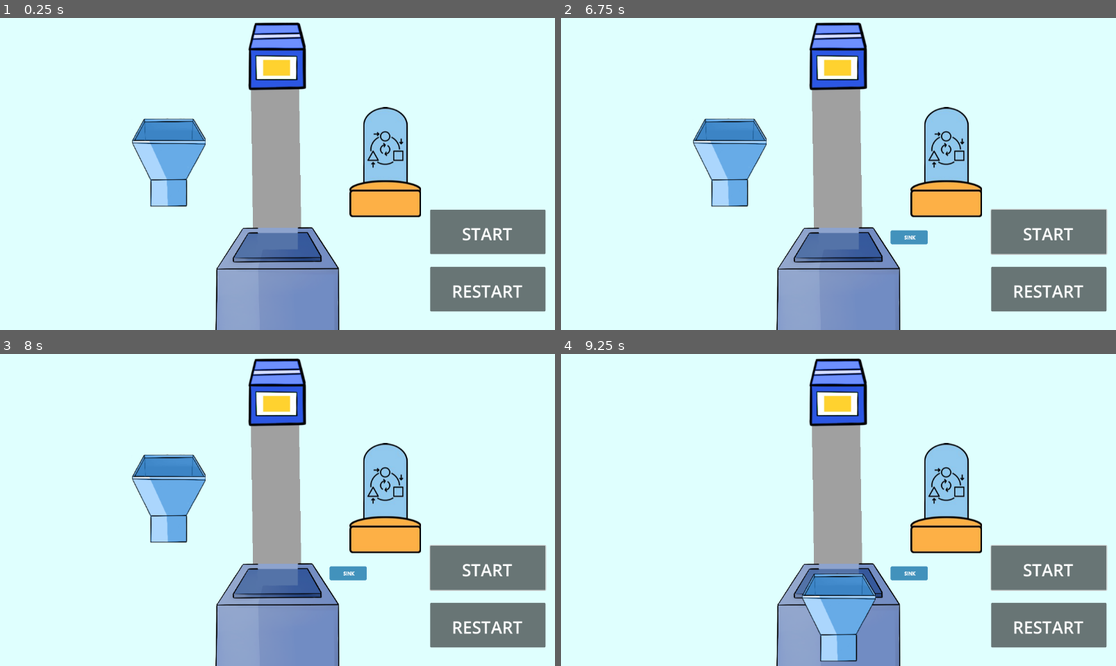
Above: before the commit, frames 1-4 (two rows, left to right).
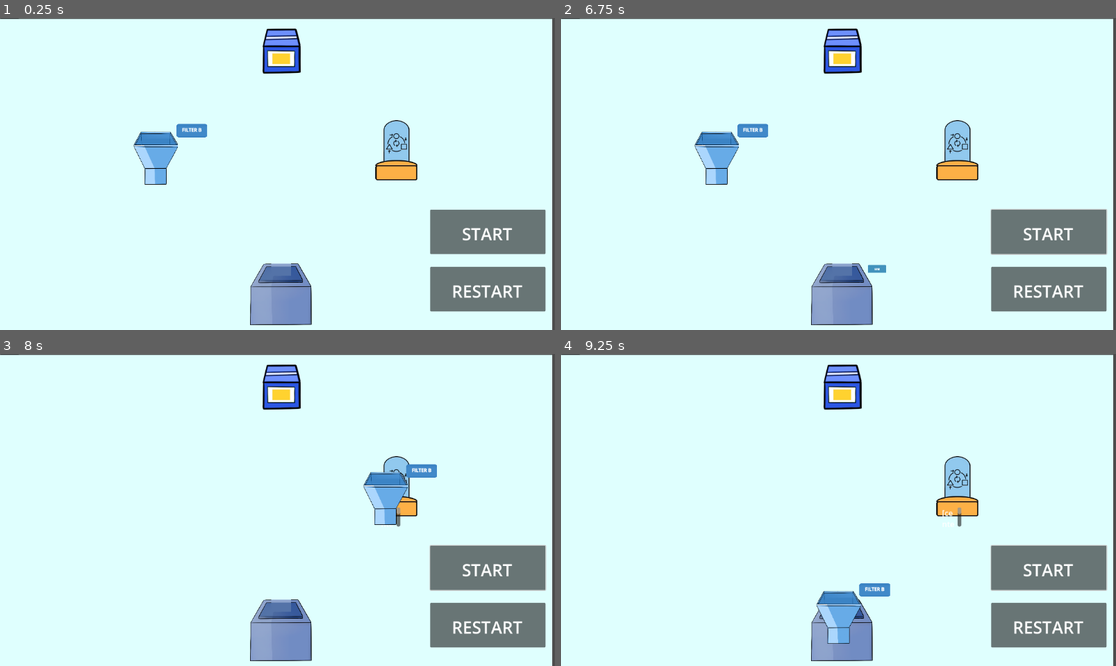
Above: after the commit, the same moments.

Repository: Itx-Psycho0/Knative-educational-game-demo
Game: Godot game, scene res://transform_pattern.tscn
Same seed, same stepped clock (60 frames per second), same inputs: the game is played once before the commit and once after it. This scene is started directly instead of the project's main scene.
Inputs (mouse positions are in pixels of both pictures, inside the frame that each line leads up to):
- Up to frame 1 (0.25 s): no input
- Up to frame 2 (6.75 s): click "[center]RESTART" at 0.5 s; click "[center]RESTART" at 1.25 s; click "[center]RESTART" at 2 s; click "[center]START" at 2.75 s; click "[center]START" at 3.5 s; click "[center]START" at 4.25 s; drag from (838, 55) to (943, 161) at 5.02 s; tap Enter at 5.75 s; drag from (943, 161) to (838, 55) at 5.77 s; tap Space at 6.5 s; move the mouse to (838, 280) at 6.52 s; press the mouse at (838, 280) at 6.53 s
- Up to frame 3 (8 s): release the mouse at (277, 616) at 7.25 s; tap Enter at 7.25 s; drag from (166, 497) to (382, 497) at 7.27 s
- Up to frame 4 (9.25 s): tap Space at 8 s; move the mouse to (1005, 556) at 8.02 s; press the mouse at (1005, 556) at 8.03 s; release the mouse at (1005, 556) at 8.75 s; tap Enter at 8.75 s; drag from (672, 463) to (838, 616) at 8.77 s

The runs differ from the first frame. In frame 1, 17% of the frame differs, in the area x 0-100%, y 0-100%; in frame 2, 18%; in frame 3, 18%; in frame 4, 16%.

Commit message:
fix: tranformer belt appearance

Diff:
--- a/educational-game-demo/Scripts/ConveyerController.gd
+++ b/educational-game-demo/Scripts/ConveyerController.gd
@@ -10,10 +10,10 @@
 var can_send = false
 var started = false
 
-# NEW: Transformer support
-var transformer_target = null      # Reference to transformer node
-var transformed_events = []         # Events that passed through transformer
-var awaiting_transform = false      # Whether we're in transform routing mode
+# Transformer support
+var transformer_target = null
+var transformed_events = []
+var awaiting_transform = false
 
 func initialise():
 	self.selected = null
@@ -25,7 +25,6 @@
 	self.sendingEnd = false
 	self.can_send = false
 	self.started = false
-	# NEW
 	self.transformer_target = null
 	self.transformed_events = []
 	self.awaiting_transform = false
@@ -45,8 +44,14 @@
 		self.send_event()
 
 func create_conveyor():
-	conveyer[conveyerInd].set_point_position(0, selected.get_position())
-	conveyer[conveyerInd].set_point_position(1, destination[conveyerInd])
+	# FIX: The .tscn Line2D nodes only have 1 point each.
+	# set_point_position(1, ...) silently fails because index 1 doesn't exist.
+	# Solution: clear all points and add 2 fresh ones. This ALWAYS works.
+	var line = conveyer[conveyerInd]
+	line.clear_points()
+	line.add_point(selected.get_position())
+	line.add_point(destination[conveyerInd])
+
 	AudioManager.play_construction()
 	conveyerInd += 1
 
@@ -60,4 +65,31 @@
 			tween.tween_property(events[n], "position", destination[n % conveyerInd], 2).set_trans(tween.TRANS_LINEAR)
 			if n % conveyerInd == conveyerInd - 1:
 				await tween.finished
+
+	# If waiting for transformation, DON'T end the level yet.
+	# The transformer will handle the event and call reset_for_phase2().
+	if awaiting_transform:
+		print("Event delivered to transformer. Waiting for transformation...")
+		return
+
+	# FIX: The START button calls Level.initialise() which resets transformCompleted.
+	# Restore it here if we actually did transform an event.
+	if transformed_events.size() > 0:
+		Level.transformCompleted = true
+
 	Level.next_level()
+
+# Called by transformer.gd after transformation completes.
+# Resets routing state so the player can route the transformed event to the sink.
+func reset_for_phase2():
+	print("Phase 2: Now click the transformed event, then click the Sink")
+	self.selected = null
+	self.started = false
+	self.can_send = false
+	self.awaiting_transform = false
+	# Clear phase 1 destinations
+	self.destination = []
+	# Slice off used conveyors, keep remaining for phase 2
+	# e.g. [Conveyor, Conveyor2] with conveyerInd=1 becomes [Conveyor2]
+	self.conveyer = self.conveyer.slice(conveyerInd)
+	self.conveyerInd = 0
--- a/educational-game-demo/Scripts/conveyor.gd
+++ b/educational-game-demo/Scripts/conveyor.gd
@@ -1,7 +1,5 @@
 extends Line2D
 
-
-# Called when the node enters the scene tree for the first time.
 func _ready() -> void:
 	print("conveyor ready")
 	ConveyerController.setup(self)
--- a/educational-game-demo/Scripts/event_box.gd
+++ b/educational-game-demo/Scripts/event_box.gd
@@ -2,8 +2,6 @@
 
 @export var boxType: String
 @export var sending = false
-
-
 
 func _ready() -> void:
 	print("event ready")
--- a/educational-game-demo/Scripts/transformPattern.gd
+++ b/educational-game-demo/Scripts/transformPattern.gd
@@ -4,17 +4,63 @@
 var transform_done = false
 
 func _ready() -> void:
-	# 1. RESET the controller so it's clean for this level
-	ConveyerController.initialise()
+	# Don't call ConveyerController.initialise() - children already registered
+	ConveyerController.transformed_events = []
+	ConveyerController.awaiting_transform = false
 
-	# 2. REGISTER the conveyors (THIS IS THE MISSING PART)
-	# This tells the controller: "Use these lines for drawing paths"
-	ConveyerController.setup($Conveyor)
-	ConveyerController.setup($Conveyor2)
-
-	# 3. Rest of your setup
-	ConveyerController.can_send = false
-	ConveyerController.transformed_events = []
 	phase = 1
 	transform_done = false
-	print("Transformation Pattern Level loaded")
+
+	print("=== TRANSFORM LEVEL DIAGNOSTIC ===")
+	print("Transformation Pattern Level Loaded")
+
+	# CHECK 1: Are conveyors registered?
+	print("CHECK 1 - Conveyors registered: ", ConveyerController.conveyer.size())
+	for i in ConveyerController.conveyer.size():
+		print("  Conveyor ", i, ": ", ConveyerController.conveyer[i], " points=", ConveyerController.conveyer[i].get_point_count())
+
+	# CHECK 2: Are events registered?
+	print("CHECK 2 - Events registered: ", ConveyerController.events.size())
+	for i in ConveyerController.events.size():
+		print("  Event ", i, ": ", ConveyerController.events[i], " pos=", ConveyerController.events[i].position)
+
+	# CHECK 3: Does BoxEvent exist and have an Area2D child?
+	var box = $BoxEvent
+	print("CHECK 3 - BoxEvent node: ", box)
+	print("  BoxEvent position: ", box.position)
+	print("  BoxEvent scale: ", box.scale)
+	print("  BoxEvent children: ", box.get_child_count())
+	for child in box.get_children():
+		print("    Child: ", child.name, " type=", child.get_class())
+		if child is Area2D:
+			print("    Area2D input_pickable: ", child.input_pickable)
+			print("    Area2D monitorable: ", child.monitorable)
+			print("    Area2D monitoring: ", child.monitoring)
+			for subchild in child.get_children():
+				print("      Subchild: ", subchild.name, " type=", subchild.get_class())
+				if subchild is CollisionShape2D:
+					print("      Shape: ", subchild.shape)
+					print("      Shape disabled: ", subchild.disabled)
+
+	# CHECK 4: Transformer setup
+	var transformer = $Transformer
+	print("CHECK 4 - Transformer: ", transformer)
+	print("  Transformer position: ", transformer.position)
+	var tarea = $Transformer/Area2D
+	print("  Transformer Area2D input_pickable: ", tarea.input_pickable)
+
+	# CHECK 5: Sink setup
+	var sink_node = $Sink
+	print("CHECK 5 - Sink: ", sink_node)
+	print("  Sink position: ", sink_node.position)
+	print("  Sink expectedType: ", sink_node.expectedType)
+
+	# CHECK 6: ConveyerController state
+	print("CHECK 6 - Controller state:")
+	print("  selected: ", ConveyerController.selected)
+	print("  can_send: ", ConveyerController.can_send)
+	print("  conveyerInd: ", ConveyerController.conveyerInd)
+	print("  started: ", ConveyerController.started)
+
+	print("=== END DIAGNOSTIC ===")
+	print("Phase 1: Click the event box FIRST, then click the Transformer")
--- a/educational-game-demo/Scripts/transformer.gd
+++ b/educational-game-demo/Scripts/transformer.gd
@@ -23,9 +23,13 @@
 		if ConveyerController.selected != null:
 			print("Transformer clicked - routing event here")
 			AudioManager.play_click_end()
-			# Add transformer position as a destination
+			# Tell controller: don't end the level after this delivery
+			ConveyerController.awaiting_transform = true
+			# Add transformer position as destination
 			ConveyerController.destination.append(get_parent().position)
 			ConveyerController.create_conveyor()
+		else:
+			print("No event selected! Click the event box FIRST, then click here.")
 
 # When an event box enters the transformer's area
 func _on_area_entered(area: Area2D) -> void:
@@ -54,10 +58,12 @@
 
 		print("Event transformed to: ", output_color)
 
-		# Make the event clickable again for the next routing step
-		event_sprite.sending = false
-
 		# Flash effect to show transformation
 		var tween = get_tree().create_tween()
 		tween.tween_property(event_sprite, "modulate", Color(1.5, 1.5, 1.5, 1), 0.2)
 		tween.tween_property(event_sprite, "modulate", Color(1, 1, 1, 1), 0.2)
+		await tween.finished
+
+		# Reset controller for Phase 2: player routes transformed event to Sink
+		ConveyerController.reset_for_phase2()
+		event_sprite.sending = false
--- a/educational-game-demo/transform_pattern.tscn
+++ b/educational-game-demo/transform_pattern.tscn
@@ -15,7 +15,7 @@
 [ext_resource type="PackedScene" uid="uid://bquha0225l1ju" path="res://Scenes/draggable_filter_blue.tscn" id="12_231xi"]
 
 [sub_resource type="RectangleShape2D" id="RectangleShape2D_i7ftx"]
-size = Vector2(150, 200)
+size = Vector2(74, 102.5)
 
 [node name="transformPattern" type="Node2D"]
 script = ExtResource("1_aqirs")
@@ -28,29 +28,31 @@
 
 [node name="TextureRect" type="TextureRect" parent="Panel"]
 layout_mode = 0
-offset_right = 40.0
-offset_bottom = 40.0
+offset_left = -6.0
+offset_top = 2.0
+offset_right = 1914.0
+offset_bottom = 1082.0
 scale = Vector2(0.6, 0.6)
 texture = ExtResource("1_3qsrb")
 
 [node name="Conveyor" type="Line2D" parent="."]
 z_index = -1
-points = PackedVector2Array(570, 94, 577, 559)
+points = PackedVector2Array(586, 52)
 width = 100.0
 texture = ExtResource("2_6ejgm")
 texture_mode = 1
 script = ExtResource("3_nqfkm")
 
 [node name="Conveyor2" type="Line2D" parent="."]
-points = PackedVector2Array(598, 94)
+points = PackedVector2Array(575, 67)
 width = 100.0
 texture = ExtResource("2_6ejgm")
 texture_mode = 1
 script = ExtResource("3_nqfkm")
 
 [node name="BoxEvent" parent="." instance=ExtResource("4_r13pd")]
-position = Vector2(576, 80)
-scale = Vector2(0.6, 0.6)
+position = Vector2(585, 69)
+scale = Vector2(0.397087, 0.399585)
 texture = ExtResource("5_nqe7e")
 boxType = "Yellow"
 
@@ -58,13 +60,17 @@
 position = Vector2(800, 300)
 
 [node name="Sprite2D" type="Sprite2D" parent="Transformer"]
+position = Vector2(23, -25)
+scale = Vector2(0.58, 0.545852)
 texture = ExtResource("6_o8afn")
 
 [node name="Area2D" type="Area2D" parent="Transformer"]
+position = Vector2(-9, 18.5)
 script = ExtResource("7_jyp2w")
 output_box_texture = ExtResource("8_034a3")
 
 [node name="CollisionShape2D" type="CollisionShape2D" parent="Transformer/Area2D"]
+position = Vector2(33, -38.5)
 shape = SubResource("RectangleShape2D_i7ftx")
 
 [node name="hoverlabel" type="RichTextLabel" parent="Transformer/Area2D"]
@@ -74,8 +80,8 @@
 text = "[center][b]TRANSFORMER"
 
 [node name="Sink" parent="." instance=ExtResource("9_meu53")]
-position = Vector2(576, 550)
-scale = Vector2(0.6, 0.6)
+position = Vector2(583, 574)
+scale = Vector2(0.29768, 0.333766)
 expectedType = "Pink"
 
 [node name="Control2" type="Control" parent="."]
@@ -129,9 +135,10 @@
 text = "[center]START"
 
 [node name="Draggable Filter" parent="." instance=ExtResource("12_231xi")]
-position = Vector2(350, 300)
+position = Vector2(323, 291)
+scale = Vector2(0.6, 0.6)
 
-[node name="hoverlabel" type="RichTextLabel" parent="Draggable Filter"]
+[node name="hoverlabel2" type="RichTextLabel" parent="Draggable Filter"]
 offset_right = 40.0
 offset_bottom = 40.0
 
